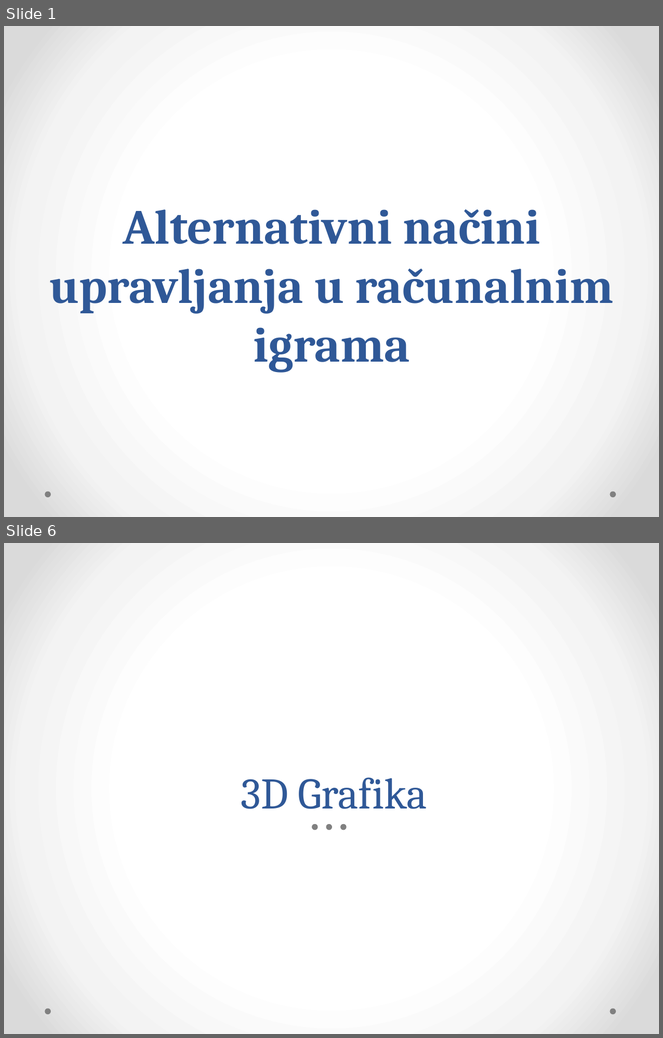
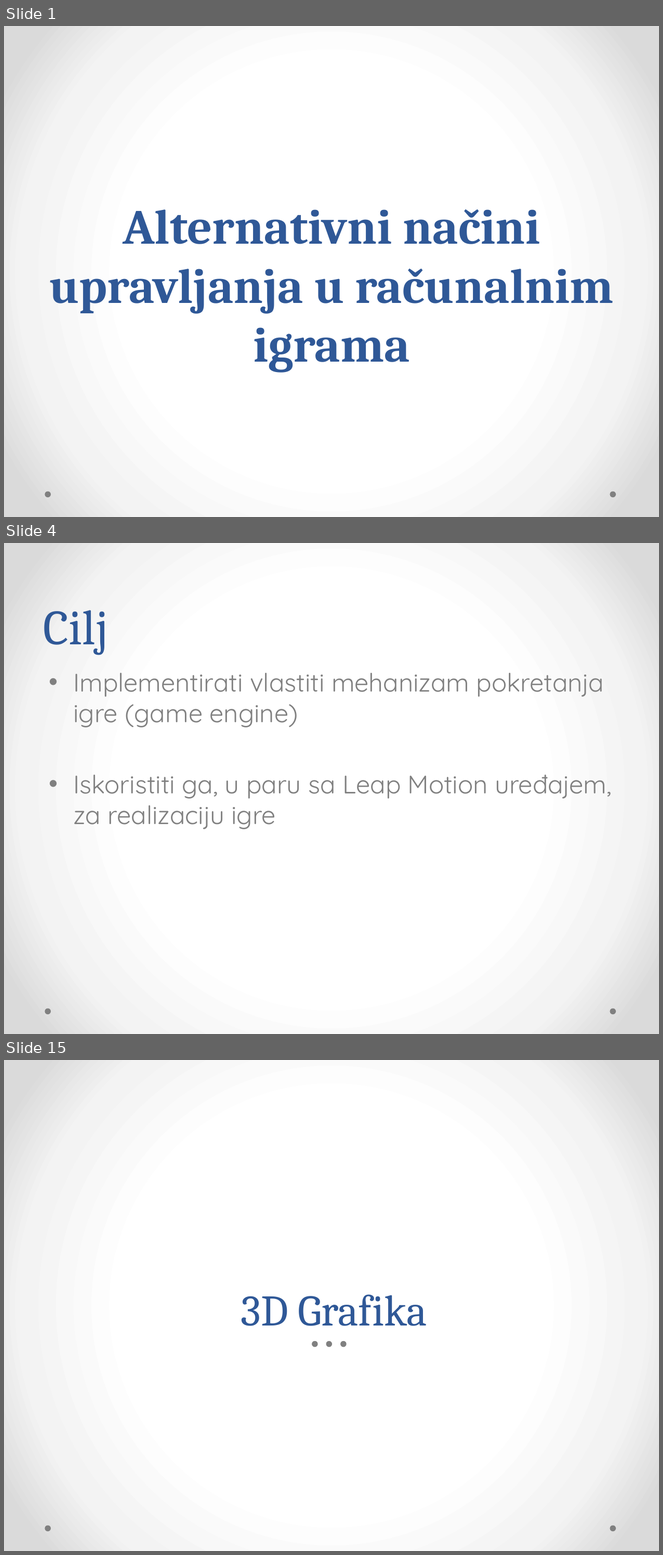
Before and after one commit to Bojanovski/IG-Project, a slide deck: Dokumentacija/Prezentacija.pptx. Shown one above the other, each under a label of ours: slides 1 and 6 before the commit, slides 1, 4 and 15 after it; the slides between them are not shown. The pictures are 663x1038 and 663x1555 pixels, drawn with LibreOffice and Linux fonts; fonts in the diff are those of the drawing. Boxes give left, top, right and bottom in pixels: in the first picture for what was removed or moved away, otherwise in the second. Text is boxed around its words. In the diff, an @@ line names an element or a change of style, - is before the commit and + after.

```diff
--- a/Dokumentacija/Prezentacija.pptx
+++ b/Dokumentacija/Prezentacija.pptx
@@ slide 4 added at (4, 543, 659, 1034), background gradient #FFFFFF to #F4F4F4 to #DADADA; not listed: 2 template elements that a slide beside it also shows @@
@@ title added at (44, 610, 109, 655), 54 pt, text #2F5897 @@
+Cilj
@@ text added at (73, 673, 612, 830), 28 pt, text #808080 @@
+• Implementirati vlastiti mehanizam pokretanja igre (game engine)
+• Iskoristiti ga, u paru sa Leap Motion uređajem, za realizaciju igre
@@ what was slide 6 is now slide 15 @@
```
Also in this commit, not shown: 10 slides changed, 13 other slides added.
